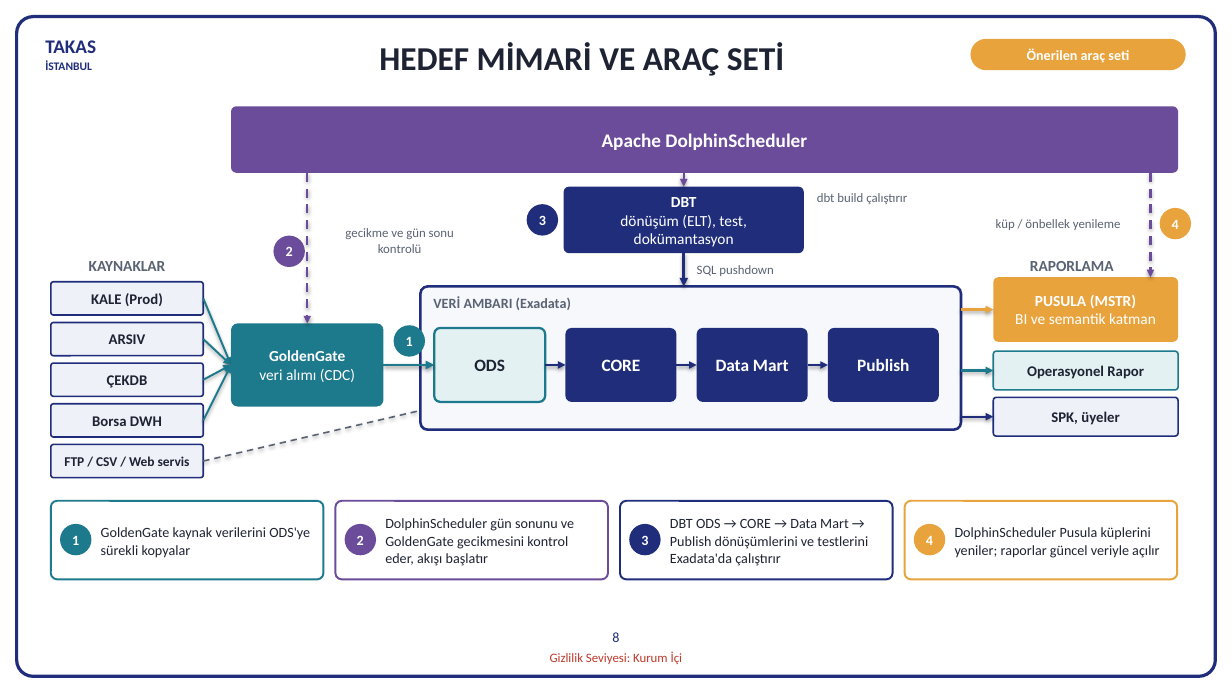
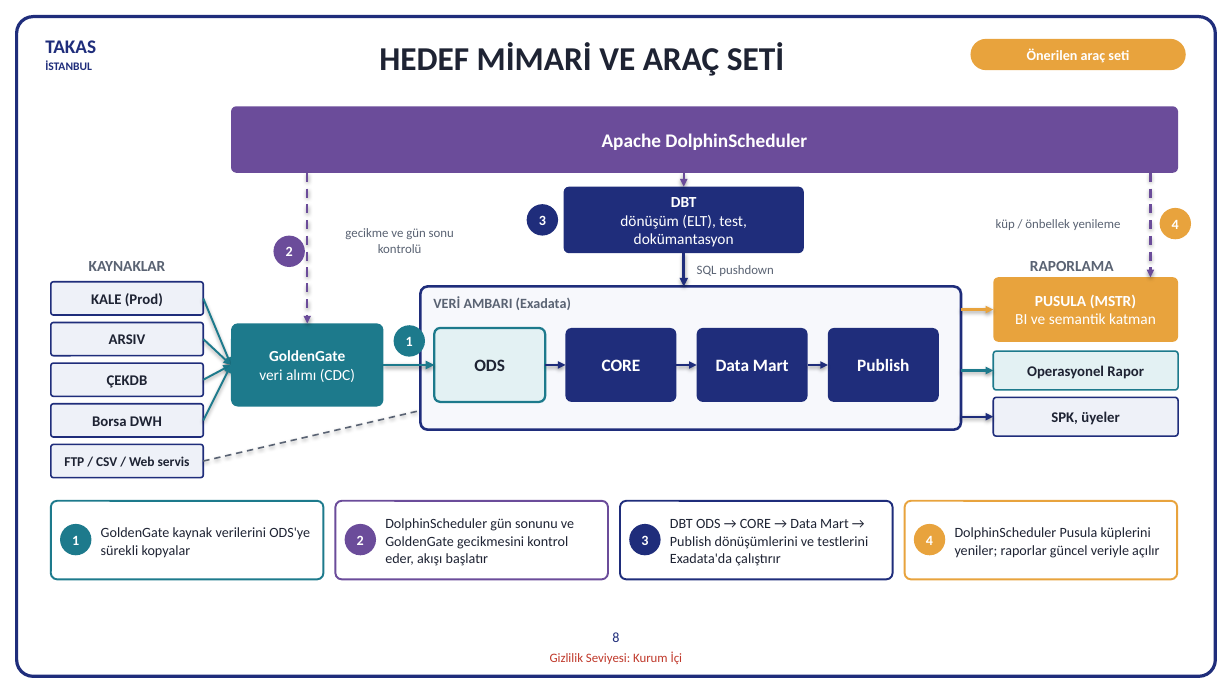
Before and after one commit to hanifidemirel0/Cursor-Projects, a slide deck: slide 8 of outputs/dwh-sunum-kasim-2026/5 - DWHSunum_Kasim2026.pptx. Drawn at 1232x693 pixels with LibreOffice and Linux fonts; fonts in the diff are those of the drawing. Boxes give left, top, right and bottom in pixels: in the first picture for what was removed or moved away, otherwise in the second. Text is boxed around its words. In the diff, an @@ line names an element or a change of style, - is before the commit and + after.

```diff
--- a/outputs/dwh-sunum-kasim-2026/5 - DWHSunum_Kasim2026.pptx
+++ b/outputs/dwh-sunum-kasim-2026/5 - DWHSunum_Kasim2026.pptx
@@ text removed at <box>817,193,907,204</box> @@
-dbt build çalıştırır
```
Also in this commit, not shown: 2 other files.
